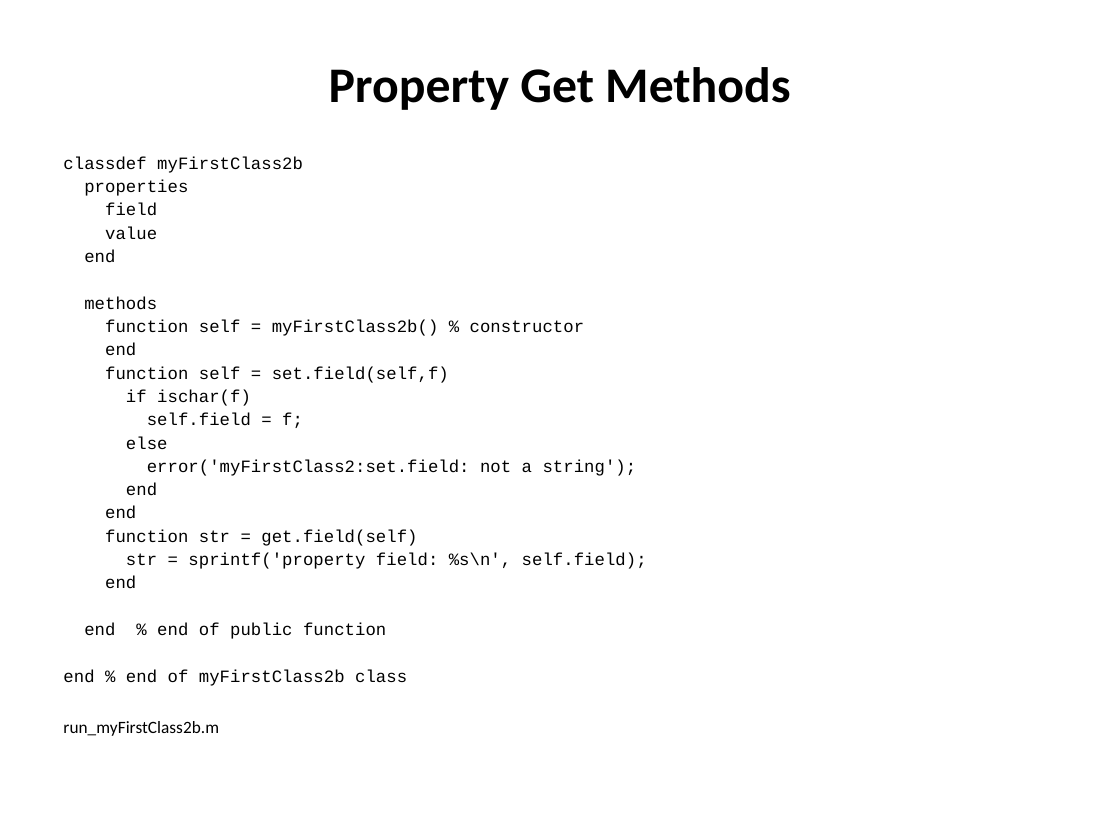
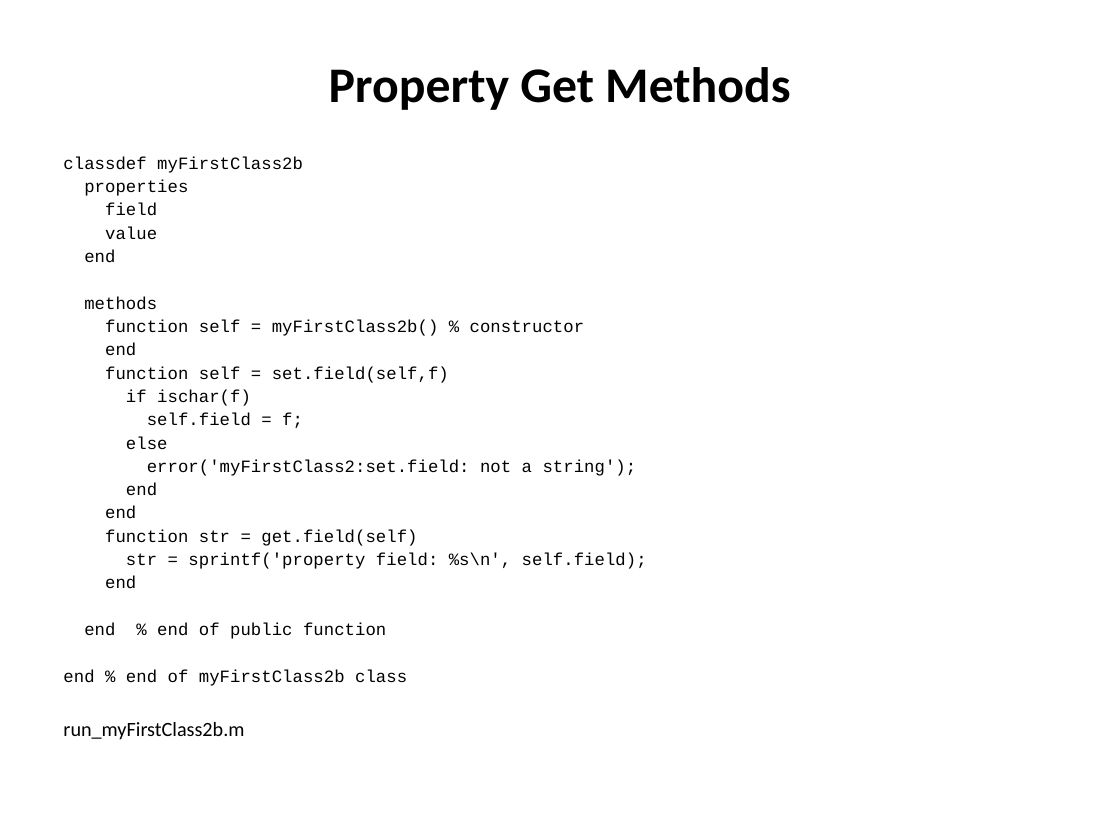
Before and after one commit to jgrelet/course-object-programing-with-Matlab, a slide deck: slide 12 of Introduction à la programmation objet avec Matlab.ppt. Drawn at 1120x840 pixels with LibreOffice and Linux fonts; fonts in the diff are those of the drawing. Boxes give left, top, right and bottom in pixels: in the first picture for what was removed or moved away, otherwise in the second. Text is boxed around its words. In the diff, an @@ line names an element or a change of style, - is before the commit and + after.

```diff
--- a/Introduction à la programmation objet avec Matlab.ppt
+++ b/Introduction à la programmation objet avec Matlab.ppt
@@ text at box(63, 722, 244, 740): size 11.1 to 12.9 pt in "run_myFirstClass2b.m" @@
```
Also in this commit, not shown: 2 other slides changed, 1 other file.
